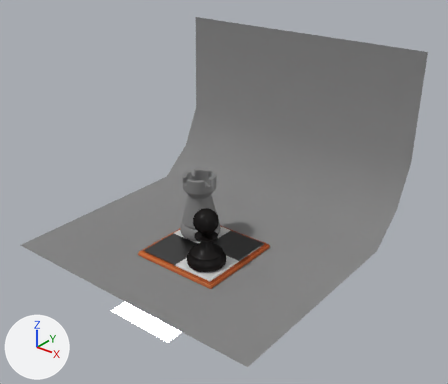
One commit to the Blender file apps/src/chess.blend: the scene before it, then after it.
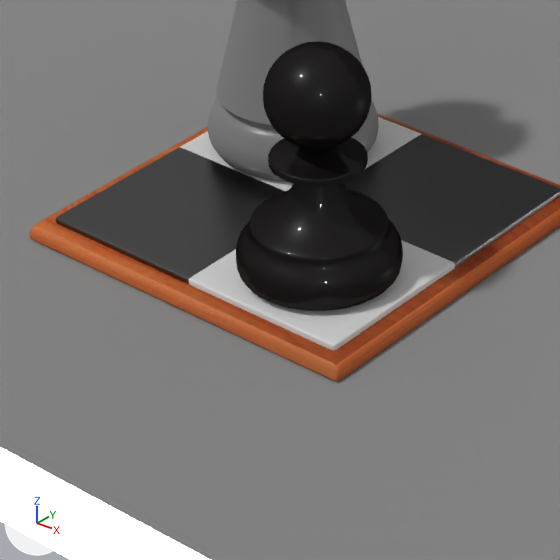
Each version is shown whole from a 50 mm lens placed at (9.81, -11.08, 9.51), pointed at (0.29, 0.83, 2.13), then close up on the part from 29% to 59% of the width and 52% to 86% of the height. Arrows for +X, +Y and +Z are at lower left; the lights stay in place.
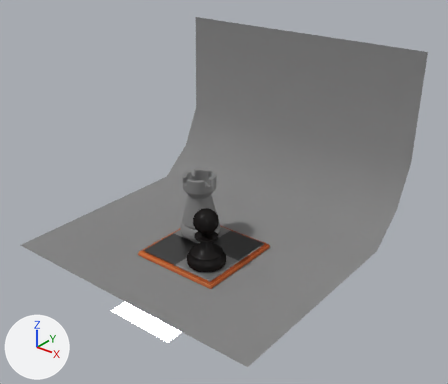
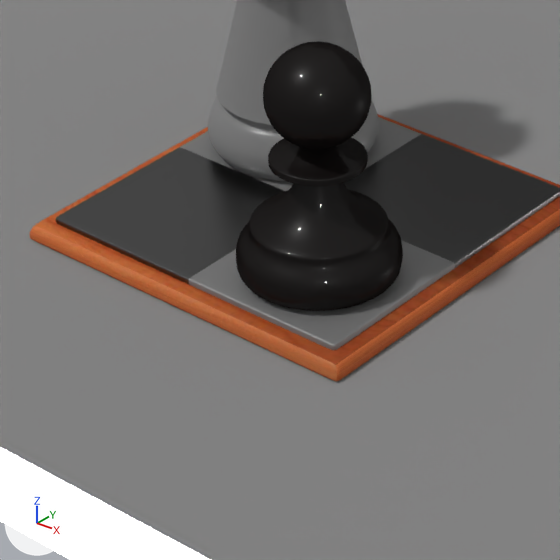
Commit message: / ‘apps/src/chess.blend’

Pixel boxes [x1, y1, x2, y2] of what changed, in the close-ups (560 x 560 px):
'Cube.004', recoloured: [177, 117, 458, 350] in both

Patch to the scene script:
```diff
--- a/apps/src/chess.blend.py
+++ b/apps/src/chess.blend.py
@@ mat_whitetile_001 @@
 n3 = _N.new('ShaderNodeBsdfDiffuse'); n3.name = 'Diffuse BSDF'
-n3.inputs[0].default_value = (0.774, 0.774, 0.774, 1.0)  # 'Color', light grey #e4e4e4
+n3.inputs[0].default_value = (0.185, 0.185, 0.185, 1.0)  # 'Color', grey #777777
 _L.new(n2.outputs[0], n1.inputs[0])  # 'Shader' to 'Surface'
```
